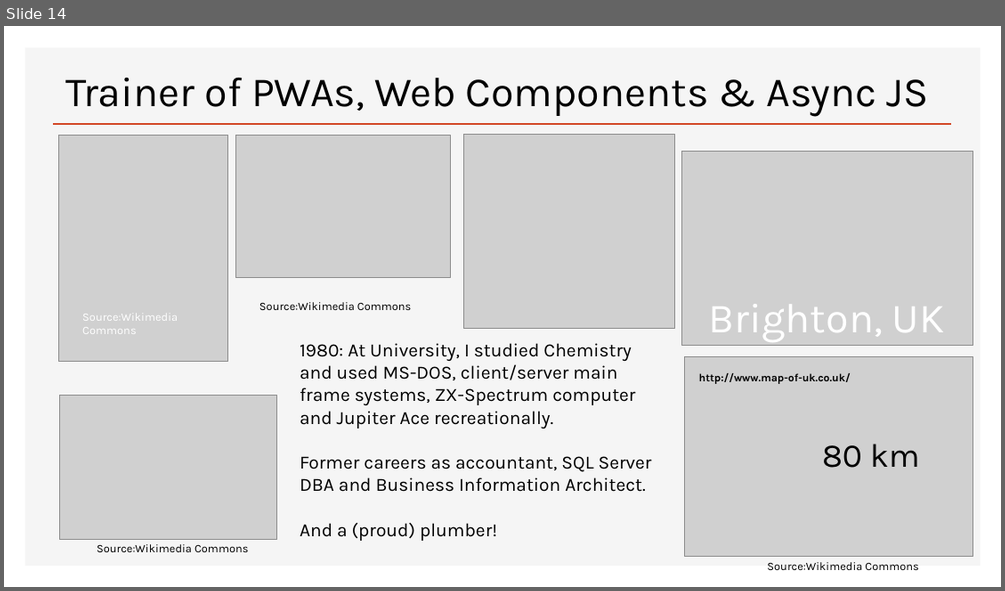
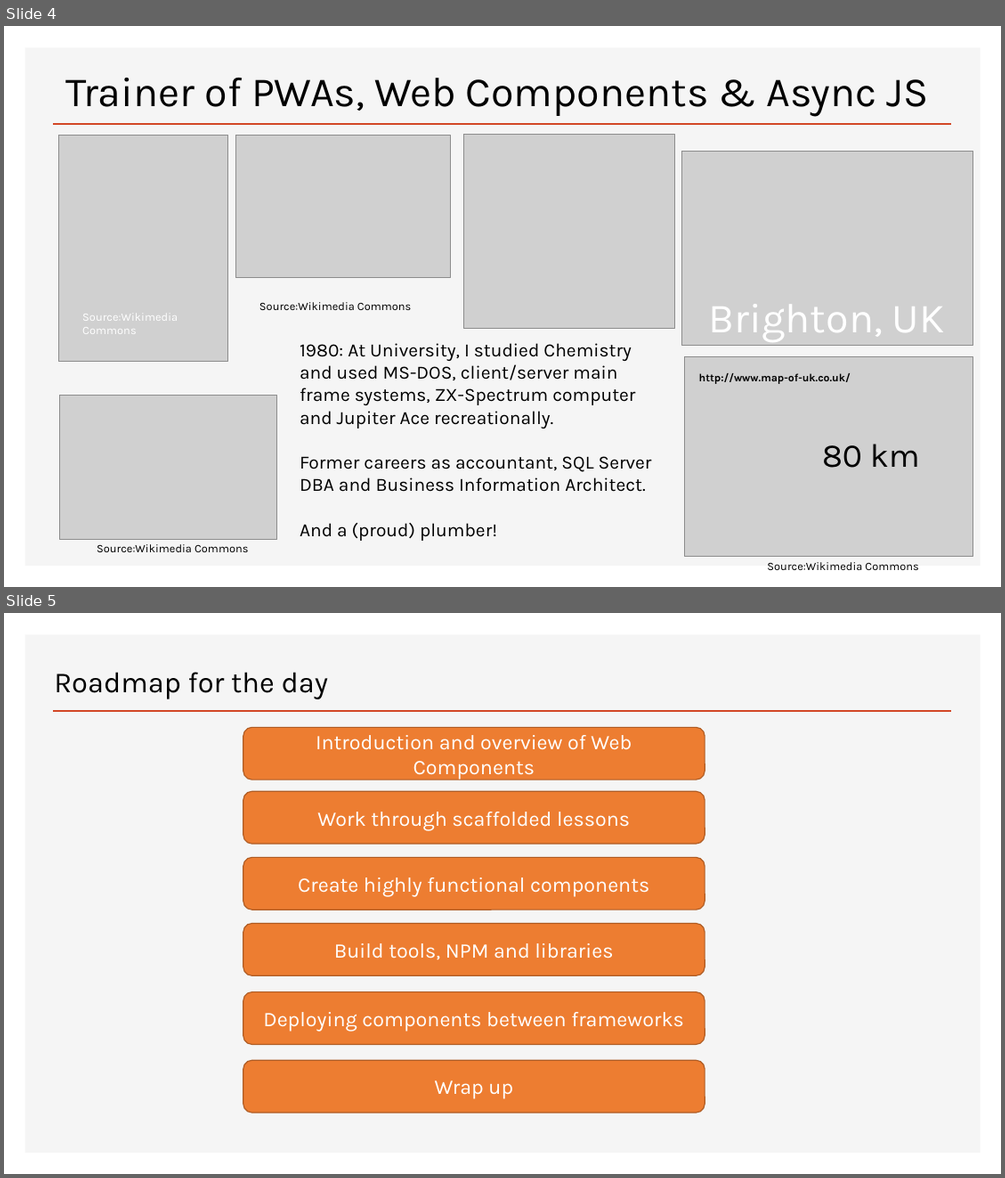
Before and after one commit to Python-Test-Engineer/web-components-v1, a slide deck: SLIDES/talk.pptx. Shown one above the other, each under a label of ours: slide 14 before the commit, slides 4 and 5 after it. The pictures are 1005x591 and 1005x1178 pixels, drawn with LibreOffice and Linux fonts; fonts in the diff are those of the drawing; grey boxes stand for pictures. Boxes give left, top, right and bottom in pixels: in the first picture for what was removed or moved away, otherwise in the second. Text is boxed around its words. In the diff, an @@ line names an element or a change of style, - is before the commit and + after.

```diff
--- a/SLIDES/talk.pptx
+++ b/SLIDES/talk.pptx
@@ slide 5 added at (4,613,1001,1174), background #FFFFFF; not listed: 2 template elements that a slide beside it also shows @@
@@ title added at (54,672,329,699), 28 pt, text #000000 @@
+Roadmap for the day
@@ rounded rectangle added at (243,728,704,779), fill #ED7D31, outline #AF5C24 1 pt, 20 pt, text #FFFFFF @@
+Introduction and overview of Web Components
@@ rounded rectangle added at (243,791,704,844), fill #ED7D31, outline #AF5C24 1 pt, 20 pt, text #FFFFFF @@
+Work through scaffolded lessons
@@ rounded rectangle added at (243,858,704,910), fill #ED7D31, outline #AF5C24 1 pt, 20 pt, text #FFFFFF @@
+Create highly functional components
@@ rounded rectangle added at (243,924,704,976), fill #ED7D31, outline #AF5C24 1 pt, 20 pt, text #FFFFFF @@
+Build tools, NPM and libraries
@@ rounded rectangle added at (243,992,704,1045), fill #ED7D31, outline #AF5C24 1 pt, 20 pt, text #FFFFFF @@
+Deploying components between frameworks
@@ rounded rectangle added at (243,1060,704,1112), fill #ED7D31, outline #AF5C24 1 pt, 20 pt, text #FFFFFF @@
+Wrap up
@@ what was slide 14 is now slide 4 @@
```
Also in this commit, not shown: 4 other slides added, 3 other files.
